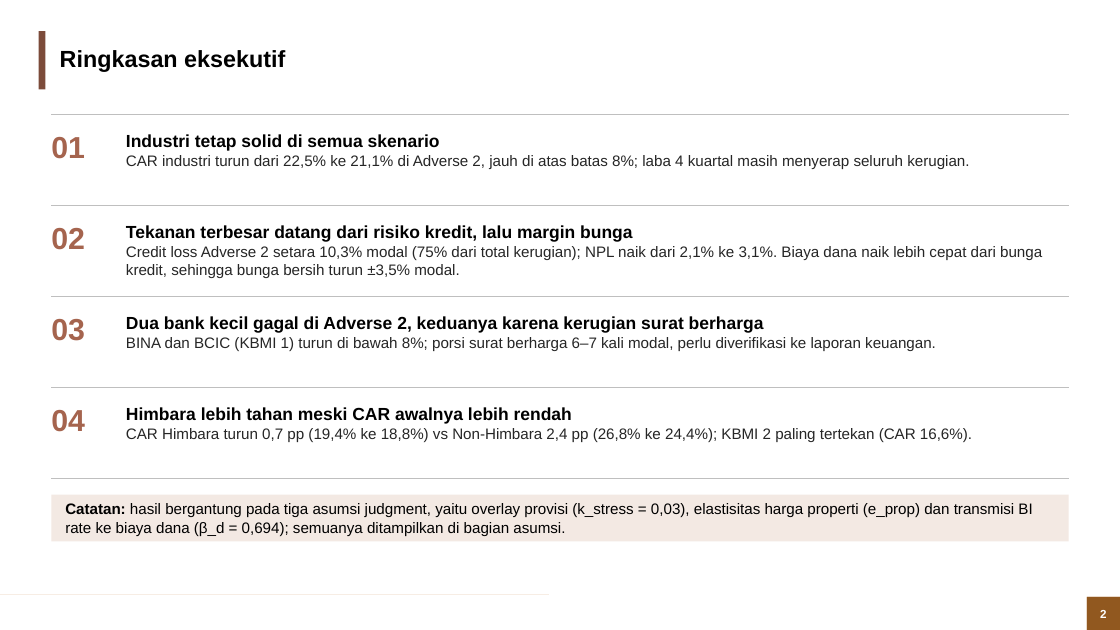
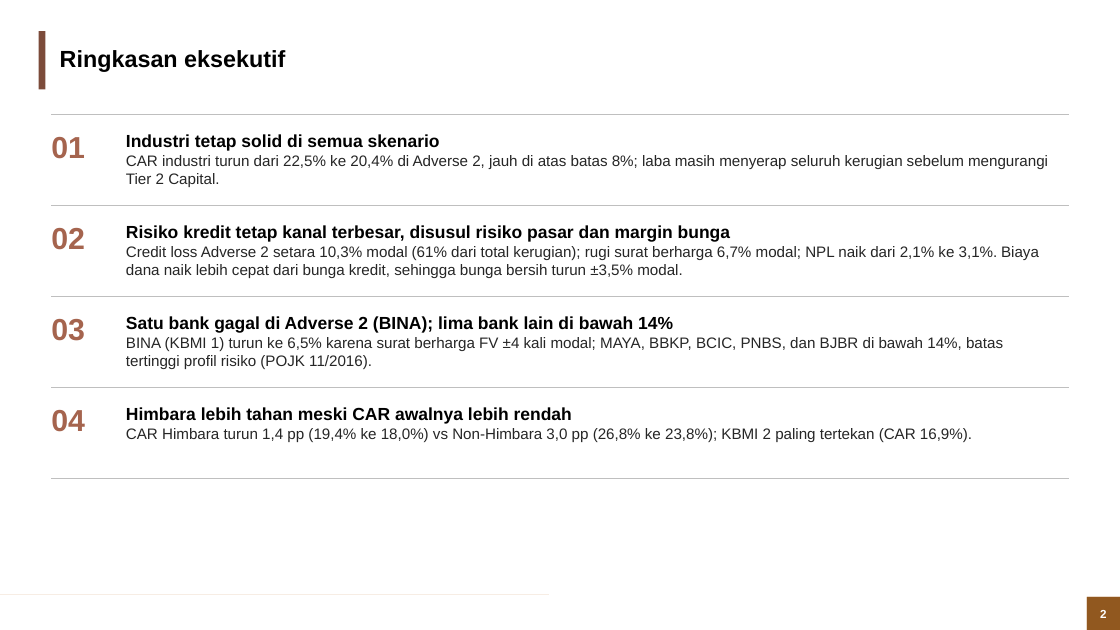
Before and after one commit to muhamadhaikal128/banking-stress-test, a slide deck: slide 2 of Banking Stress Test (Solvency).pptx. Drawn at 1120x630 pixels with LibreOffice and Linux fonts; fonts in the diff are those of the drawing; background and template pictures are left out. Boxes give left, top, right and bottom in pixels: in the first picture for what was removed or moved away, otherwise in the second. Text is boxed around its words. In the diff, an @@ line names an element or a change of style, - is before the commit and + after.

```diff
--- a/Banking Stress Test (Solvency).pptx
+++ b/Banking Stress Test (Solvency).pptx
@@ text at bbox=[126, 155, 1048, 187]: text changed @@
-CAR industri turun dari 22,5% ke 21,1% di Adverse 2, jauh di atas batas 8%; laba 4 kuartal masih menyerap seluruh kerugian.
+CAR industri turun dari 22,5% ke 20,4% di Adverse 2, jauh di atas batas 8%; laba masih menyerap seluruh kerugian sebelum mengurangi Tier 2 Capital.
@@ text at bbox=[126, 225, 1039, 278]: text changed @@
-Tekanan terbesar datang dari risiko kredit, lalu margin bunga
-Credit loss Adverse 2 setara 10,3% modal (75% dari total kerugian); NPL naik dari 2,1% ke 3,1%. Biaya dana naik lebih cepat dari bunga kredit, sehingga bunga bersih turun ±3,5% modal.
+Risiko kredit tetap kanal terbesar, disusul risiko pasar dan margin bunga
+Credit loss Adverse 2 setara 10,3% modal (61% dari total kerugian); rugi surat berharga 6,7% modal; NPL naik dari 2,1% ke 3,1%. Biaya dana naik lebih cepat dari bunga kredit, sehingga bunga bersih turun ±3,5% modal.
@@ text at bbox=[126, 316, 1003, 369]: text changed @@
-Dua bank kecil gagal di Adverse 2, keduanya karena kerugian surat berharga
-BINA dan BCIC (KBMI 1) turun di bawah 8%; porsi surat berharga 6–7 kali modal, perlu diverifikasi ke laporan keuangan.
+Satu bank gagal di Adverse 2 (BINA); lima bank lain di bawah 14%
+BINA (KBMI 1) turun ke 6,5% karena surat berharga FV ±4 kali modal; MAYA, BBKP, BCIC, PNBS, dan BJBR di bawah 14%, batas tertinggi profil risiko (POJK 11/2016).
@@ text at bbox=[126, 428, 972, 442]: text changed @@
-CAR Himbara turun 0,7 pp (19,4% ke 18,8%) vs Non-Himbara 2,4 pp (26,8% ke 24,4%); KBMI 2 paling tertekan (CAR 16,6%).
+CAR Himbara turun 1,4 pp (19,4% ke 18,0%) vs Non-Himbara 3,0 pp (26,8% ke 23,8%); KBMI 2 paling tertekan (CAR 16,9%).
@@ rectangle removed at bbox=[51, 495, 1069, 542] @@
-Catatan: hasil bergantung pada tiga asumsi judgment, yaitu overlay provisi (k_stress = 0,03), elastisitas harga properti (e_prop) dan transmisi BI rate ke biaya dana (β_d = 0,694); semuanya ditampilkan di bagian asumsi.
```
Also in this commit, not shown: 30 other slides changed, 2 slides added, 58 other files.
